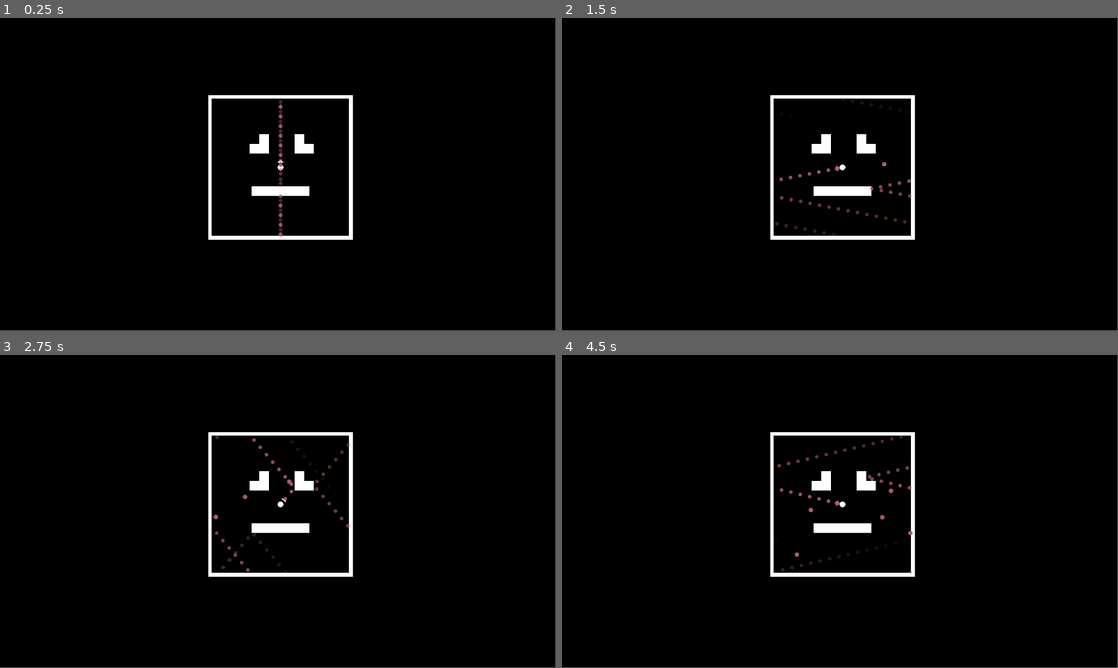
Above: before the commit, frames 1-4 (two rows, left to right).
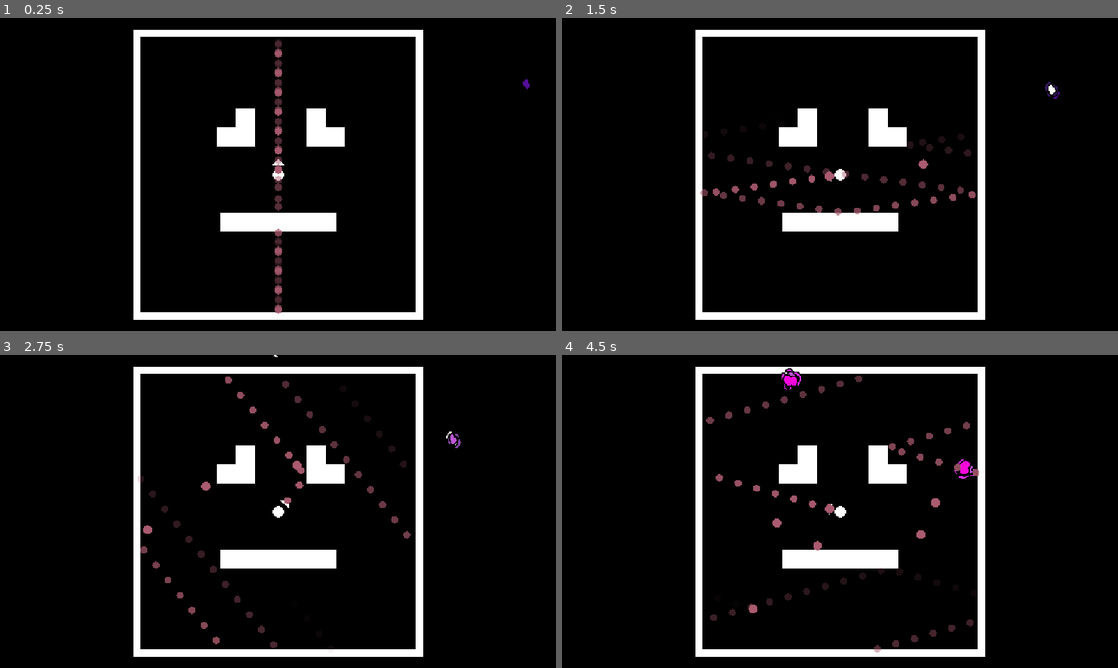
Above: after the commit, the same moments.

Repository: JeppeLindberg/dream_catcher
Game: Godot game, scene res://scenes/main.tscn
Two runs of this game, one before a commit and one after it. Both use one fixed random seed, a clock stepped at 60 frames per second and the inputs below.
Inputs (mouse positions are in pixels of both pictures, inside the frame that each line leads up to):
- Up to frame 1 (0.25 s): no input
- Up to frame 2 (1.5 s): move the mouse to (962, 158) at 0.52 s; click (962, 158) at 0.6 s; move the mouse to (728, 190) at 1.27 s; click (728, 190) at 1.35 s
- Up to frame 3 (2.75 s): move the mouse to (333, 442) at 2.02 s; click (333, 442) at 2.1 s
- Up to frame 4 (4.5 s): move the mouse to (812, 574) at 2.77 s; click (812, 574) at 2.85 s; move the mouse to (1006, 558) at 3.52 s; click (1006, 558) at 3.6 s; move the mouse to (673, 464) at 4.27 s; click (673, 464) at 4.35 s
In our replay, the window is 799x449 before the commit and 800x450 after it. These sizes can differ from the game's own. Grey fills any space a smaller window leaves; there, only what the larger window draws over its background counts as a difference.

The runs differ from the first frame. In frame 1, 10% of the frame differs, in the area x 24-96%, y 3-97%; in frame 2, 10%; in frame 3, 11%; in frame 4, 11%, in the area x 24-77%, y 3-97%.

Commit message:
progress

Diff:
--- a/prefabs/bullet_preview.tscn
+++ b/prefabs/bullet_preview.tscn
@@ -20,5 +20,6 @@
 
 [node name="shape" type="CollisionShape2D" parent="."]
 shape = SubResource("CircleShape2D_lv25w")
+disabled = true
 
 [connection signal="area_entered" from="." to="." method="_on_area_entered"]
--- /dev/null
+++ b/prefabs/collect.tscn
@@ -0,0 +1,11 @@
+[gd_scene load_steps=3 format=3 uid="uid://dfuyvtjqbbbm8"]
+
+[ext_resource type="Script" uid="uid://bq6r17eb6ot7a" path="res://scripts/collect.gd" id="1_bbdm0"]
+
+[sub_resource type="Curve" id="Curve_x5edh"]
+_data = [Vector2(0, 1), 0.0, 0.0, 0, 0, Vector2(1, 0), -4.82826, 0.0, 0, 0]
+point_count = 2
+
+[node name="collect" type="Node2D"]
+script = ExtResource("1_bbdm0")
+curve_toward_center = SubResource("Curve_x5edh")
--- a/prefabs/dream.tscn
+++ b/prefabs/dream.tscn
@@ -1,20 +1,20 @@
 [gd_scene load_steps=4 format=3 uid="uid://dqdpse8x6qnqy"]
 
 [ext_resource type="Script" uid="uid://xseiv624l5qn" path="res://scripts/dream.gd" id="1_xbmxs"]
-[ext_resource type="Texture2D" uid="uid://bpilfhpdq63ki" path="res://sprites/circle.png" id="2_2uwfh"]
+[ext_resource type="PackedScene" uid="uid://be6bk5g6w2pd4" path="res://prefabs/poof.tscn" id="2_xbmxs"]
 
 [sub_resource type="CircleShape2D" id="CircleShape2D_o6xl0"]
 
-[node name="dream" type="Area2D"]
+[node name="dream" type="Area2D" node_paths=PackedStringArray("visual")]
 script = ExtResource("1_xbmxs")
 direction = Vector2(-1, 0.5)
 up_down_magnitude = 10.0
 up_down_speed = 0.5
+poof_prefab = ExtResource("2_xbmxs")
+visual = NodePath("visual")
+color_sequence = Array[Color]([Color(0.956863, 0.027451, 0.854902, 1), Color(0.952941, 0.207843, 1, 1), Color(0.74902, 0.117647, 0.917647, 1), Color(0.552941, 0.0117647, 0.796078, 1), Color(0.329412, 0.0509804, 0.6, 1), Color(0.219608, 0.0941176, 0.388235, 1), Color(1, 1, 1, 1), Color(0.513726, 0.262745, 0.643137, 1), Color(0.745098, 0.333333, 0.839216, 1), Color(0.862745, 0.164706, 0.92549, 1)])
 
-[node name="sprite" type="Sprite2D" parent="."]
-self_modulate = Color(0.359003, 0.481777, 0.284369, 1)
-scale = Vector2(0.1, 0.1)
-texture = ExtResource("2_2uwfh")
+[node name="visual" type="Node2D" parent="."]
 
 [node name="shape" type="CollisionShape2D" parent="."]
 shape = SubResource("CircleShape2D_o6xl0")
--- /dev/null
+++ b/prefabs/happy.tscn
@@ -0,0 +1,13 @@
+[gd_scene load_steps=3 format=3 uid="uid://tkoudpo3nu7x"]
+
+[ext_resource type="Script" uid="uid://de1l0en1fy4ve" path="res://scripts/effect_happy.gd" id="1_4p7ab"]
+[ext_resource type="Texture2D" uid="uid://c7fxnk0pdpx37" path="res://sprites/arrow_head.png" id="2_3ms2q"]
+
+[node name="happy" type="Node2D"]
+script = ExtResource("1_4p7ab")
+
+[node name="sprite" type="Sprite2D" parent="."]
+self_modulate = Color(0.252736, 0.55692, 0.121353, 1)
+position = Vector2(15, -8)
+scale = Vector2(0.2, 0.2)
+texture = ExtResource("2_3ms2q")
--- /dev/null
+++ b/prefabs/player.tscn
@@ -0,0 +1,37 @@
+[gd_scene load_steps=9 format=3 uid="uid://2dg0etc2tjkj"]
+
+[ext_resource type="Script" uid="uid://5i1alw5h5qiu" path="res://scripts/player.gd" id="1_u51tk"]
+[ext_resource type="PackedScene" uid="uid://b00volwc6gtfy" path="res://prefabs/bullet.tscn" id="2_kbsxf"]
+[ext_resource type="PackedScene" uid="uid://djxby67twl11m" path="res://prefabs/bullet_preview.tscn" id="3_rgeog"]
+[ext_resource type="PackedScene" uid="uid://tkoudpo3nu7x" path="res://prefabs/happy.tscn" id="4_kbsxf"]
+[ext_resource type="Texture2D" uid="uid://bpilfhpdq63ki" path="res://sprites/circle.png" id="4_opo22"]
+[ext_resource type="Texture2D" uid="uid://c7fxnk0pdpx37" path="res://sprites/arrow_head.png" id="5_8rb0w"]
+[ext_resource type="Script" uid="uid://cut1egwb4vgnj" path="res://scripts/collector.gd" id="6_sd3sa"]
+[ext_resource type="PackedScene" uid="uid://dfuyvtjqbbbm8" path="res://prefabs/collect.tscn" id="7_m2qjg"]
+
+[node name="player" type="Node2D" node_paths=PackedStringArray("gun", "effects")]
+script = ExtResource("1_u51tk")
+gun = NodePath("gun")
+effects = NodePath("effects")
+bullet = ExtResource("2_kbsxf")
+preview_bullet = ExtResource("3_rgeog")
+happy_effect = ExtResource("4_kbsxf")
+
+[node name="sprite" type="Sprite2D" parent="."]
+scale = Vector2(0.116274, 0.116274)
+texture = ExtResource("4_opo22")
+
+[node name="gun" type="Node2D" parent="."]
+rotation = -1.5708
+
+[node name="sprite" type="Sprite2D" parent="gun"]
+position = Vector2(13, 0)
+rotation = 1.5708
+scale = Vector2(0.123119, 0.123119)
+texture = ExtResource("5_8rb0w")
+
+[node name="collector" type="Node2D" parent="."]
+script = ExtResource("6_sd3sa")
+collect_prefab = ExtResource("7_m2qjg")
+
+[node name="effects" type="Node2D" parent="."]
--- /dev/null
+++ b/prefabs/poof.tscn
@@ -0,0 +1,44 @@
+[gd_scene load_steps=7 format=3 uid="uid://be6bk5g6w2pd4"]
+
+[ext_resource type="Texture2D" uid="uid://d4f4twecqdh7c" path="res://sprites/dream_0000.png" id="1_4n3do"]
+[ext_resource type="Texture2D" uid="uid://dfmh8wqw536ob" path="res://sprites/dream_0001.png" id="2_kmy7j"]
+[ext_resource type="Texture2D" uid="uid://c7u8ftji0hagi" path="res://sprites/dream_0002.png" id="3_whvh6"]
+[ext_resource type="Texture2D" uid="uid://b7mx7oom06mnd" path="res://sprites/dream_0003.png" id="4_32ku3"]
+[ext_resource type="Script" uid="uid://cn4ledyyhhm21" path="res://scripts/poof.gd" id="5_kmy7j"]
+
+[sub_resource type="SpriteFrames" id="SpriteFrames_ug8ca"]
+animations = [{
+"frames": [{
+"duration": 1.0,
+"texture": ExtResource("1_4n3do")
+}, {
+"duration": 1.0,
+"texture": ExtResource("2_kmy7j")
+}, {
+"duration": 1.0,
+"texture": ExtResource("3_whvh6")
+}, {
+"duration": 1.0,
+"texture": ExtResource("4_32ku3")
+}, {
+"duration": 1.0,
+"texture": ExtResource("3_whvh6")
+}, {
+"duration": 1.0,
+"texture": ExtResource("2_kmy7j")
+}, {
+"duration": 1.0,
+"texture": ExtResource("1_4n3do")
+}],
+"loop": false,
+"name": &"default",
+"speed": 3.0
+}]
+
+[node name="poof" type="AnimatedSprite2D"]
+texture_filter = 1
+sprite_frames = SubResource("SpriteFrames_ug8ca")
+autoplay = "default"
+script = ExtResource("5_kmy7j")
+
+[connection signal="animation_finished" from="." to="." method="_on_animation_finished"]
--- a/project.godot
+++ b/project.godot
@@ -10,10 +10,17 @@
 
 [application]
 
-config/name="gmtk_2025_loop"
+config/name="dream_catcher"
 run/main_scene="uid://b00cd2indxrbc"
 config/features=PackedStringArray("4.4", "GL Compatibility")
 config/icon="res://icon.svg"
+
+[display]
+
+window/stretch/mode="viewport"
+window/stretch/aspect="ignore"
+window/stretch/scale=2.0
+window/stretch/scale_mode="integer"
 
 [input]
 
--- a/scenes/main.tscn
+++ b/scenes/main.tscn
@@ -1,11 +1,7 @@
-[gd_scene load_steps=13 format=3 uid="uid://b00cd2indxrbc"]
+[gd_scene load_steps=9 format=3 uid="uid://b00cd2indxrbc"]
 
 [ext_resource type="Texture2D" uid="uid://c3e0ky53oyo36" path="res://sprites/white.png" id="1_o5qli"]
-[ext_resource type="Texture2D" uid="uid://bpilfhpdq63ki" path="res://sprites/circle.png" id="2_0wfyh"]
-[ext_resource type="Script" uid="uid://5i1alw5h5qiu" path="res://scripts/player.gd" id="2_jyhfs"]
-[ext_resource type="PackedScene" uid="uid://djxby67twl11m" path="res://prefabs/bullet_preview.tscn" id="3_choun"]
-[ext_resource type="PackedScene" uid="uid://b00volwc6gtfy" path="res://prefabs/bullet.tscn" id="3_tbgi4"]
-[ext_resource type="Texture2D" uid="uid://c7fxnk0pdpx37" path="res://sprites/arrow_head.png" id="4_tbgi4"]
+[ext_resource type="PackedScene" uid="uid://2dg0etc2tjkj" path="res://prefabs/player.tscn" id="1_o6xl0"]
 [ext_resource type="PackedScene" uid="uid://c7ghtcr6g2eya" path="res://prefabs/wall.tscn" id="5_o6xl0"]
 [ext_resource type="PackedScene" uid="uid://t3uonexf6o8f" path="res://prefabs/border.tscn" id="6_tefeu"]
 [ext_resource type="PackedScene" uid="uid://dqdpse8x6qnqy" path="res://prefabs/dream.tscn" id="7_tipki"]
@@ -17,30 +13,11 @@
 [node name="main" type="Node2D"]
 
 [node name="world" type="Node2D" parent="."]
-position = Vector2(582, 310)
 
 [node name="entities" type="Node2D" parent="world"]
 
-[node name="player" type="Node2D" parent="world/entities" node_paths=PackedStringArray("gun", "entities", "preview")]
-script = ExtResource("2_jyhfs")
-gun = NodePath("gun")
-bullet = ExtResource("3_tbgi4")
-preview_bullet = ExtResource("3_choun")
-entities = NodePath("..")
-preview = NodePath("../../preview")
-
-[node name="sprite" type="Sprite2D" parent="world/entities/player"]
-scale = Vector2(0.116274, 0.116274)
-texture = ExtResource("2_0wfyh")
-
-[node name="gun" type="Node2D" parent="world/entities/player"]
-rotation = -1.5708
-
-[node name="sprite" type="Sprite2D" parent="world/entities/player/gun"]
-position = Vector2(13, 0)
-rotation = 1.5708
-scale = Vector2(0.123119, 0.123119)
-texture = ExtResource("4_tbgi4")
+[node name="player" parent="world/entities" node_paths=PackedStringArray("camera") instance=ExtResource("1_o6xl0")]
+camera = NodePath("../../../Camera2D")
 
 [node name="wall" parent="world/entities" instance=ExtResource("5_o6xl0")]
 position = Vector2(39, -39)
@@ -216,14 +193,14 @@
 warp_delta = Vector2(-285, 0)
 
 [node name="spawner" parent="world/static" node_paths=PackedStringArray("entities") instance=ExtResource("9_85g3d")]
-position = Vector2(573, -377)
+position = Vector2(84, -191)
 entities = NodePath("../../entities")
 spawns_per_sec = 0.2
 spawn_prefab = ExtResource("7_tipki")
 max_distance = 50.0
 
 [node name="spawner2" parent="world/static" node_paths=PackedStringArray("entities") instance=ExtResource("9_85g3d")]
-position = Vector2(758, -282)
+position = Vector2(269, -96)
 entities = NodePath("../../entities")
 spawns_per_sec = 0.2
 spawn_prefab = ExtResource("7_tipki")
@@ -239,3 +216,5 @@
 grow_horizontal = 2
 grow_vertical = 2
 script = ExtResource("11_ya4ey")
+
+[node name="Camera2D" type="Camera2D" parent="."]
--- a/scripts/bullet.gd
+++ b/scripts/bullet.gd
@@ -1,7 +1,6 @@
 extends Node2D
 
 var direction = Vector2.ZERO
-
 
 @export_flags_2d_physics var wall_layer
 @export var speed: float
@@ -10,14 +9,19 @@
 @export var preview_lifetime = 50.0
 
 @onready var debug = get_node('/root/main/canvas_layer/debug')
+@onready var collector = get_node('/root/main/world/entities/player/collector')
 
 var lifetime = 0.0
+var collecting = false
 
 
 func _ready() -> void:
 	pass
 
 func _process(delta: float) -> void:
+	if collecting:
+		return
+
 	if preview:
 		queue_free()
 		return
@@ -75,9 +79,17 @@
 	return pos_to
 
 func _on_area_entered(area:Area2D) -> void:
+	if collecting:
+		return
+
 	if preview:
 		return
 
 	if area.is_in_group('dream'):
-		area.queue_free()
-		queue_free()
+		collector.collect([self, area])
+
+func start_collecting():
+	for child in get_children():
+		if child is CollisionShape2D:
+			child.set_deferred('disabled', true)
+	collecting = true
--- /dev/null
+++ b/scripts/collect.gd
@@ -0,0 +1,37 @@
+extends Node2D
+
+
+@export var curve_toward_center: Curve
+@export var secs_to_get_to_center = 0.5
+@export var random_direction_speed = 200.0
+
+var lifetime = 0.0
+@onready var random_direction = Vector2.UP.rotated(deg_to_rad(randf() * 360.0))
+
+var child_base_pos = {}
+
+
+func initiate() -> void:
+	for child in get_children():
+		child_base_pos[child] = child.position
+
+func _process(delta: float) -> void:
+	if len(child_base_pos) == 0:
+		initiate()
+	if len(child_base_pos) == 0:
+		return
+
+	lifetime += delta
+
+	for child in get_children():
+		var base_pos = child_base_pos.get(child)
+		if (base_pos != null) and (lifetime < secs_to_get_to_center):
+			child.position = (base_pos + random_direction * random_direction_speed * lifetime) * curve_toward_center.sample(lifetime * 1/secs_to_get_to_center)
+		else:
+			child.position = Vector2.ZERO
+
+	if lifetime > secs_to_get_to_center:
+		for child in get_children():
+			if child.has_method('collect'):
+				child.collect()
+		queue_free()
--- /dev/null
+++ b/scripts/collector.gd
@@ -0,0 +1,16 @@
+extends Node2D
+
+
+
+@export var collect_prefab: PackedScene
+
+
+
+func collect(nodes = []):
+	var new_collect = collect_prefab.instantiate()
+	add_child(new_collect)
+	new_collect.global_position = global_position
+
+	for node in nodes:
+		node.start_collecting()
+		node.call_deferred('reparent', new_collect)
--- a/scripts/dream.gd
+++ b/scripts/dream.gd
@@ -4,13 +4,47 @@
 @export var speed = 30.0
 @export var up_down_magnitude = 20.0
 @export var up_down_speed = 1.0
+@export var poof_prefab: PackedScene
+@export var visual: Node2D
+@export var poofs_per_second = 1.5
+@export var color_sequence: Array[Color]
 
-var time_elapsed = 0.0
+@onready var player = get_node('/root/main/world/entities/player')
+
+var lifetime = 0.0
+var collecting = false
+var poof_timer = 0.0
+var color_sequence_i = 0
+
 
 
 func _ready() -> void:
 	add_to_group('dream')
+	poof_timer = 1.0
+	color_sequence_i = randi_range(0, len(color_sequence) -1)
 
 func _process(delta: float) -> void:
-	time_elapsed += delta
-	global_position += (direction * speed * delta) + (Vector2.UP * cos(time_elapsed * up_down_speed) * up_down_magnitude * delta)
+	if collecting:
+		return
+
+	poof_timer += delta * poofs_per_second
+	lifetime += delta
+	global_position += (direction * speed * delta) + (Vector2.UP * cos(lifetime * up_down_speed) * up_down_magnitude * delta)
+	if poof_timer > 1.0:
+		var new_poof = poof_prefab.instantiate()
+		visual.add_child(new_poof)
+		new_poof.self_modulate = color_sequence[color_sequence_i]
+		poof_timer -= 1.0
+		color_sequence_i += 1
+		if color_sequence_i >= len(color_sequence):
+			color_sequence_i = 0
+
+func collect():
+	player.happy()
+
+func start_collecting():
+	for child in get_children():
+		if child is CollisionShape2D:
+			child.set_deferred('disabled', true)
+
+	collecting = true
--- /dev/null
+++ b/scripts/effect_happy.gd
@@ -0,0 +1,14 @@
+extends Node2D
+
+var lifetime = 0.0
+
+func _process(delta):
+	lifetime += delta
+
+	global_position += Vector2.UP * 5 * delta
+
+	var alpha = 1.0-lifetime
+	if alpha <= 0:
+		queue_free()
+	else:
+		modulate = Color(modulate.r,modulate.g,modulate.b, alpha)
--- a/scripts/player.gd
+++ b/scripts/player.gd
@@ -1,17 +1,20 @@
 extends Node2D
 
+@export var camera: Camera2D
 @export var gun: Node2D
+@export var effects: Node2D
 @export var bullet: PackedScene
 @export var preview_bullet: PackedScene
-@export var entities: Node2D
-@export var preview: Node2D
+@export var happy_effect: PackedScene
+@onready var entities = get_node('/root/main/world/entities')
+@onready var preview = get_node('/root/main/world/preview')
 
 var lifetime = 0.0
 
 
 func _input(event: InputEvent) -> void:
 	if event is InputEventMouse:
-		gun.look_at(event.position)
+		gun.look_at(get_viewport().get_screen_transform()* get_viewport().get_canvas_transform().affine_inverse()* event.position)
 
 func _process(delta: float) -> void:
 	lifetime += delta
@@ -28,3 +31,8 @@
 		new_preview_bullet.global_position = global_position
 		new_preview_bullet.direction = gun.global_transform.x
 		new_preview_bullet.pass_time(float(i) + lifetime - floor(lifetime))
+
+func happy():
+	var new_happy_effect = happy_effect.instantiate()
+	effects.add_child(new_happy_effect)
+	new_happy_effect.global_position = global_position
--- /dev/null
+++ b/scripts/poof.gd
@@ -0,0 +1,9 @@
+extends AnimatedSprite2D
+
+
+func _ready() -> void:
+	rotation_degrees = [0.0, 90.0, 180.0, 270.0].pick_random()
+
+
+func _on_animation_finished() -> void:
+	queue_free()
Not shown, added: scripts/collect.gd.uid
Not shown, added: scripts/collector.gd.uid
Not shown, added: scripts/effect_happy.gd.uid
Not shown, added: scripts/poof.gd.uid
Binary file added: sprites/dream_0000.png
Not shown, added: sprites/dream_0000.png.import
Binary file added: sprites/dream_0001.png
Not shown, added: sprites/dream_0001.png.import
Binary file added: sprites/dream_0002.png
Not shown, added: sprites/dream_0002.png.import
Binary file added: sprites/dream_0003.png
Not shown, added: sprites/dream_0003.png.import
(and 2 more such lines)
